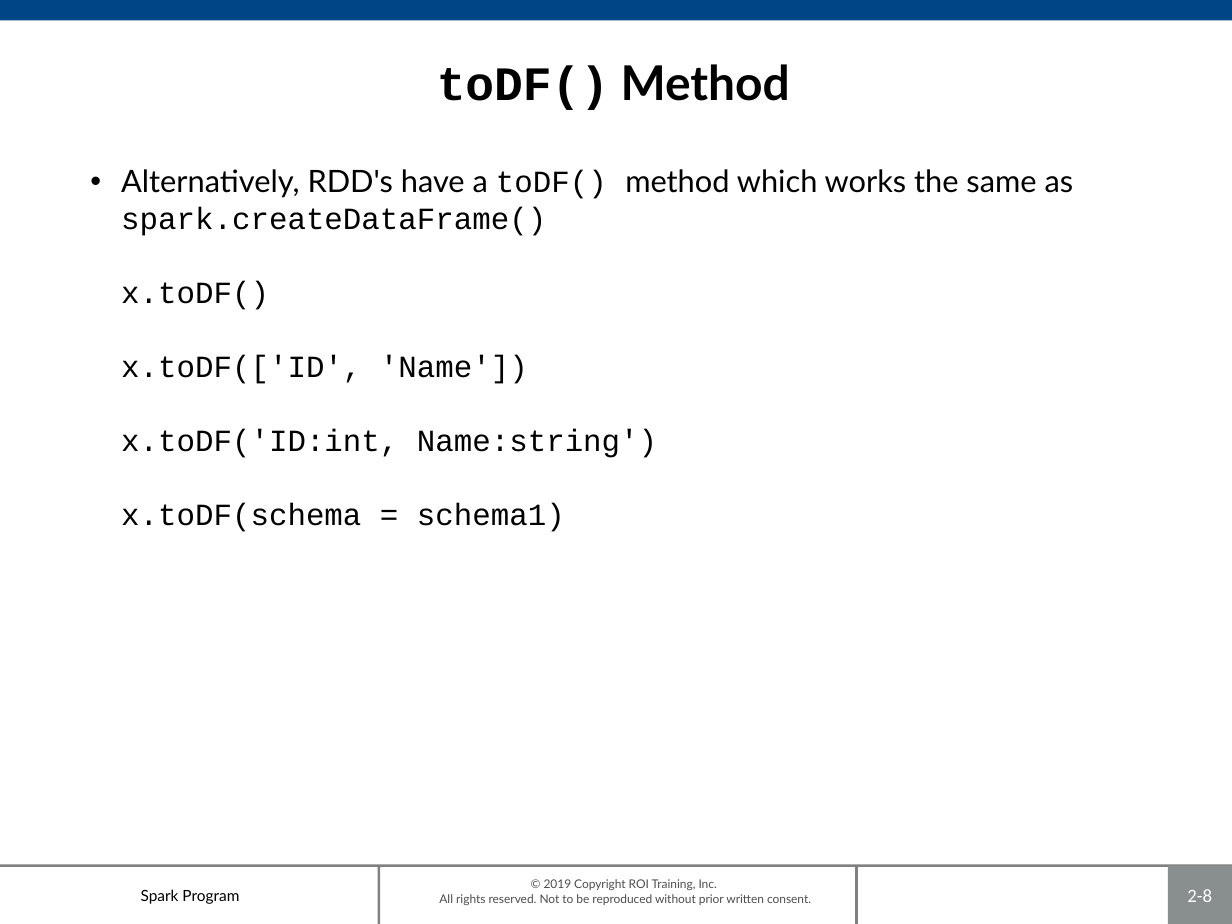
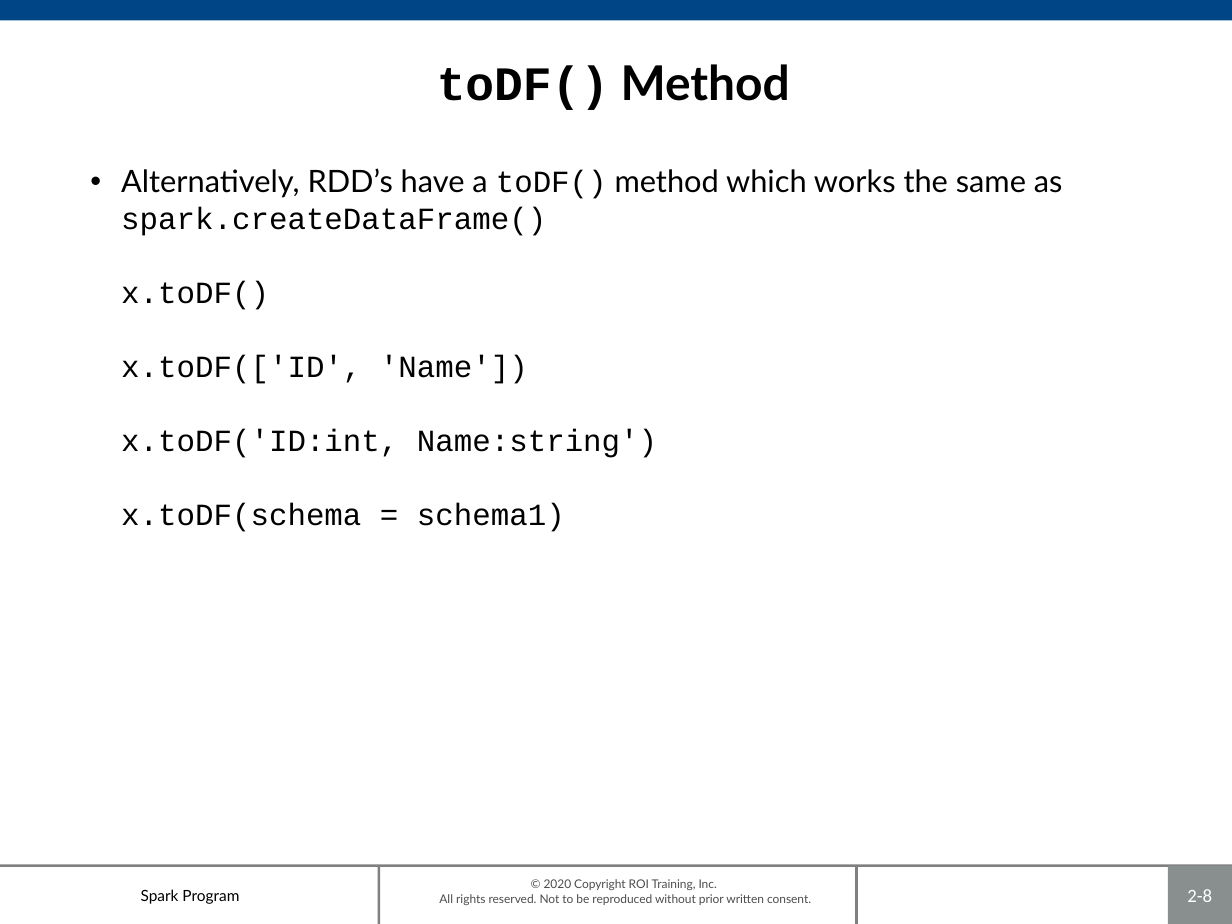
Before and after one commit to roitraining/SparkProgram, a slide deck: slide 8 of Day2/Day2_DataFrames.pptx. Drawn at 1232x924 pixels with LibreOffice and Linux fonts; fonts in the diff are those of the drawing; background and template pictures are left out. Boxes give left, top, right and bottom in pixels: in the first picture for what was removed or moved away, otherwise in the second. Text is boxed around its words. In the diff, an @@ line names an element or a change of style, - is before the commit and + after.

```diff
--- a/Day2/Day2_DataFrames.pptx
+++ b/Day2/Day2_DataFrames.pptx
@@ text at bbox=[121, 168, 1063, 532]: text changed @@
-• Alternatively, RDD's have a toDF() method which works the same as spark.createDataFrame()
-  x.toDF()
-  x.toDF(['ID', 'Name'])
-  x.toDF('ID:int, Name:string')
-  x.toDF(schema = schema1)
+• Alternatively, RDD’s have a toDF() method which works the same as spark.createDataFrame()
+  x.toDF()
+  x.toDF(['ID', 'Name'])
+  x.toDF('ID:int, Name:string')
+  x.toDF(schema = schema1)
@@ text at bbox=[439, 879, 811, 905]: text changed @@
-© 2019 Copyright ROI Training, Inc.
-All rights reserved. Not to be reproduced without prior written consent.
+© 2020 Copyright ROI Training, Inc.
+All rights reserved. Not to be reproduced without prior written consent.
```
Also in this commit, not shown: 18 other slides changed, 1 other file.
